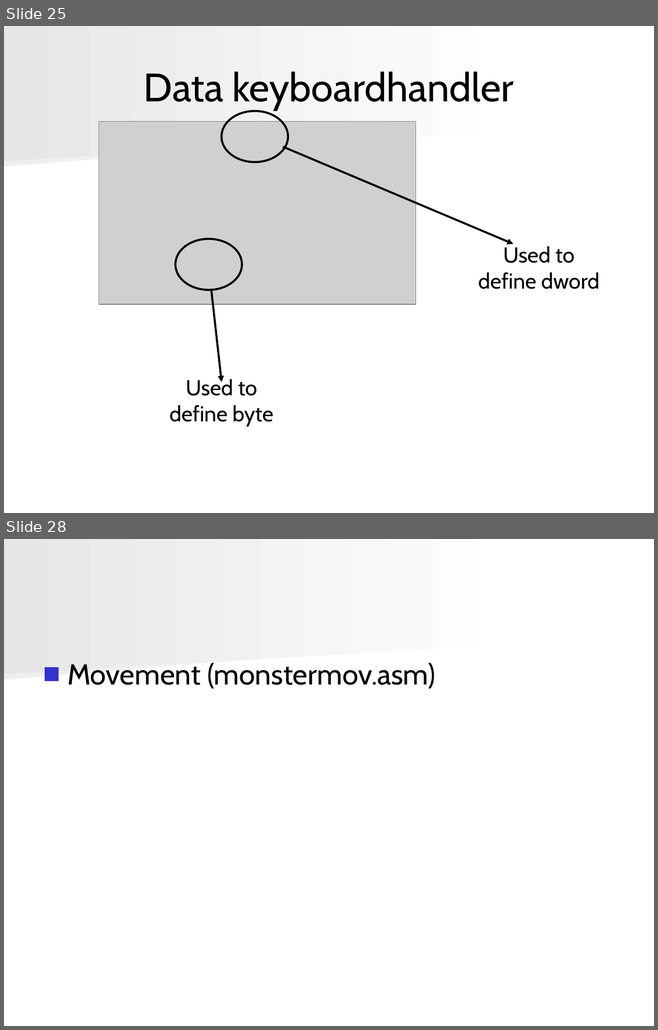
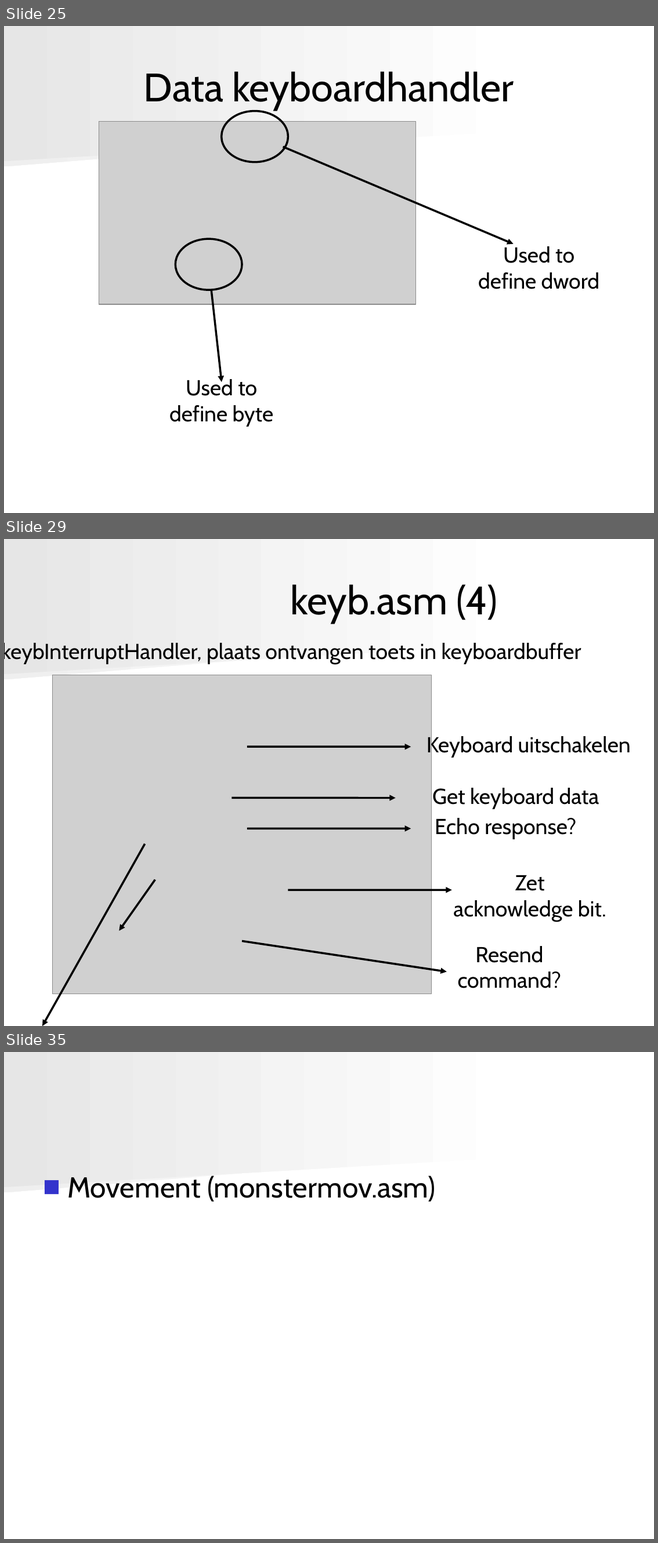
Before and after one commit to angryzor/space_invaders_8086, a slide deck: Presentatie.ppt. Shown one above the other, each under a label of ours: slides 25 and 28 before the commit, slides 25, 29 and 35 after it; the slides between them are not shown. The pictures are 658x1030 and 658x1543 pixels, drawn with LibreOffice and Linux fonts; fonts in the diff are those of the drawing; grey boxes stand for pictures. Boxes give left, top, right and bottom in pixels: in the first picture for what was removed or moved away, otherwise in the second. Text is boxed around its words. In the diff, an @@ line names an element or a change of style, - is before the commit and + after.

```diff
--- a/Presentatie.ppt
+++ b/Presentatie.ppt
@@ slide 29 added at box(4, 539, 654, 1026), background #FFFFFF; not listed: 2 template elements that a slide beside it also shows @@
@@ title added at box(290, 584, 497, 624), 44 pt, text #000000 @@
+keyb.asm (4)
@@ text added at box(4, 643, 581, 664), 24 pt, text #000000 @@
+■ keybInterruptHandler, plaats ontvangen toets in keyboardbuffer
@@ picture added at box(53, 675, 431, 994) @@
@@ arrow added from (247, 747) to (411, 747), #000000 2.24 pt @@
@@ text added at box(426, 734, 630, 758), 24 pt, text #000000 @@
+Keyboard uitschakelen
@@ arrow added from (231, 798) to (395, 798), #000000 2.24 pt @@
@@ text added at box(432, 788, 599, 809), 24 pt, text #000000 @@
+Get keyboard data
@@ arrow added from (247, 829) to (411, 829), #000000 2.24 pt @@
@@ text added at box(434, 818, 576, 839), 24 pt, text #000000 @@
+Echo response?
@@ arrow added from (145, 843) to (42, 1026), #000000 2.24 pt @@
@@ arrow added from (155, 880) to (119, 931), #000000 2.24 pt @@
@@ text added at box(453, 875, 606, 921), 24 pt, text #000000 @@
+Zet acknowledge bit.
@@ arrow added from (288, 890) to (452, 890), #000000 2.24 pt @@
@@ arrow added from (242, 941) to (447, 972), #000000 2.24 pt @@
@@ text added at box(458, 946, 561, 988), 24 pt, text #000000 @@
+Resend command?
@@ what was slide 28 is now slide 35 @@
```
Also in this commit, not shown: 7 other slides added, 1 slide removed.
